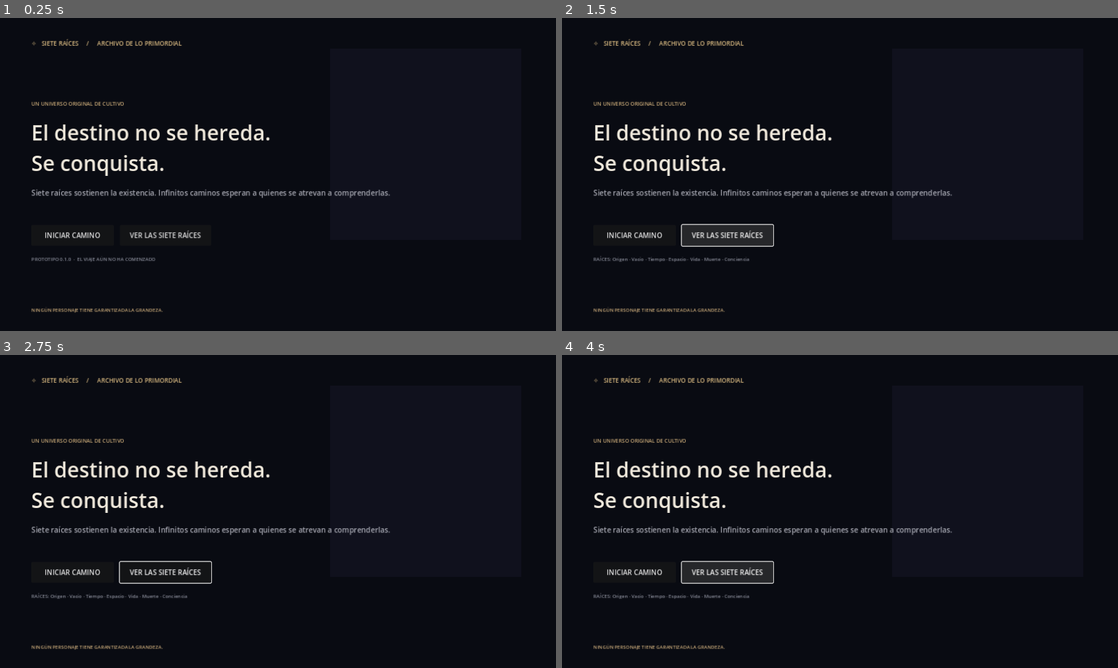
Above: before the commit, frames 1-4 (two rows, left to right).
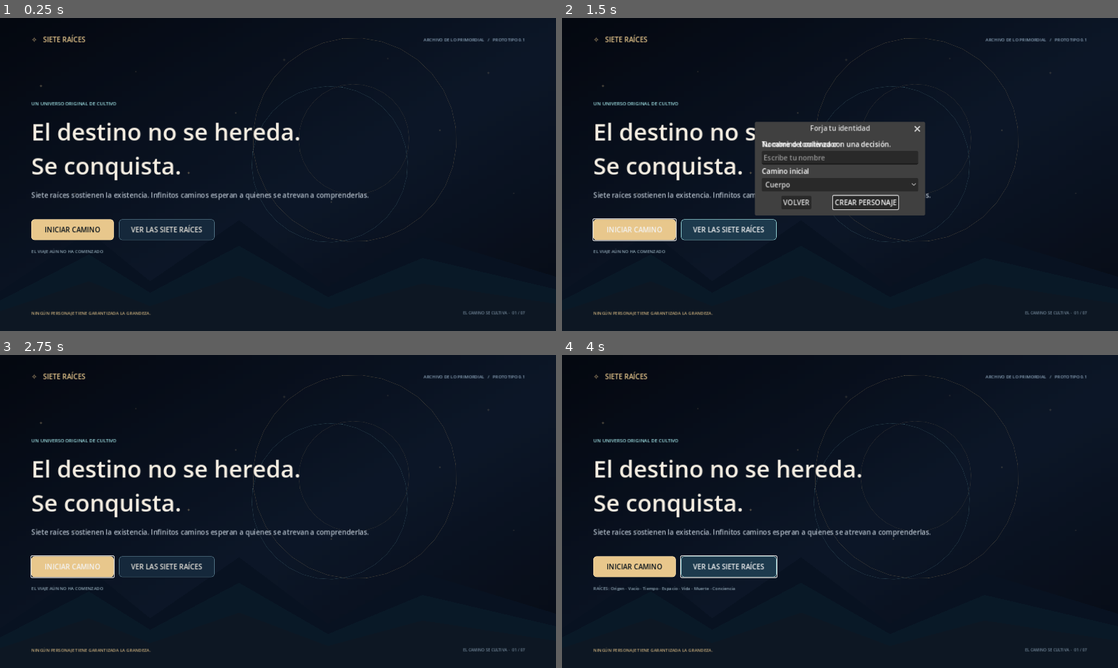
Above: after the commit, the same moments.

Repository: JOSEFRO/cultivation-universe-game
Game: Godot game, scene res://scenes/main.tscn
Two runs of this game, one before a commit and one after it. Both use one fixed random seed, a clock stepped at 60 frames per second and the inputs below.
Inputs (mouse positions are in pixels of both pictures, inside the frame that each line leads up to):
- Up to frame 1 (0.25 s): no input
- Up to frame 2 (1.5 s): click "INICIAR CAMINO" at 0.5 s; click "VER LAS SIETE RAÍCES" at 1.25 s
- Up to frame 3 (2.75 s): click (233, 539) at 2 s, where only the run after the commit has a clickable "VOLVER"
- Up to frame 4 (4 s): click "VER LAS SIETE RAÍCES" at 2.75 s; click "VER LAS SIETE RAÍCES" at 3.5 s

The runs differ from the first frame. In frame 1, 7.4% of the frame differs, in the area x 5-95%, y 5-96%; in frame 2, 16%; in frame 3, 7.6%; in frame 4, 7.9%.

Commit message:
Publicar mejoras cinematic - cultivation-universe-game
* Redesign Siete Raíces cinematic title scene

* Harden Godot scene iteration and draw order

* Add headless Godot validation for cinematic scene

* feat(game): make opening character creation flow functional

* test(game): add main scene integration coverage

* ci(game): run main scene integration tests

Diff:
--- a/scripts/main.gd
+++ b/scripts/main.gd
@@ -3,103 +3,257 @@
 const WORLD_DATA = preload("res://scripts/world_data.gd")
 
 var status_label: Label
+var character_dialog: ConfirmationDialog
+var character_name_input: LineEdit
+var cultivation_path_select: OptionButton
+var current_character: Dictionary = {}
 
 func _ready() -> void:
 	_build_interface()
 
 func _build_interface() -> void:
-	var background := ColorRect.new()
-	background.color = Color("#090b12")
+	var gradient := Gradient.new()
+	gradient.colors = [Color("#050912"), Color("#101d32"), Color("#080d18")]
+	gradient.offsets = PackedFloat32Array([0.0, 0.56, 1.0])
+	var gradient_texture := GradientTexture2D.new()
+	gradient_texture.gradient = gradient
+	gradient_texture.fill_from = Vector2(0.0, 0.0)
+	gradient_texture.fill_to = Vector2(1.0, 1.0)
+	var background := TextureRect.new()
+	background.texture = gradient_texture
+	background.expand_mode = TextureRect.EXPAND_IGNORE_SIZE
+	background.stretch_mode = TextureRect.STRETCH_SCALE
 	background.set_anchors_and_offsets_preset(Control.PRESET_FULL_RECT)
 	add_child(background)
 
-	var glow := ColorRect.new()
-	glow.color = Color("#17182a")
-	glow.position = Vector2(760, 70)
-	glow.size = Vector2(440, 440)
-	glow.modulate.a = 0.48
-	add_child(glow)
+	_add_starfield()
+	_add_orbit(790, 310, 470, 470, Color("#d9b77c", 0.30), -0.12)
+	_add_orbit(790, 310, 360, 360, Color("#8adce5", 0.24), 0.16)
+	_add_orbit(790, 310, 255, 255, Color("#d9b77c", 0.20), -0.22)
+	_add_mountain_layer(0, 460, 1280, 260, Color("#0a1728"))
+	_add_mountain_layer(0, 520, 1280, 200, Color("#0c2030"))
+	_add_mountain_layer(0, 590, 1280, 130, Color("#101d2b"))
+
+	var vignette := ColorRect.new()
+	vignette.color = Color(0.01, 0.02, 0.04, 0.24)
+	vignette.set_anchors_and_offsets_preset(Control.PRESET_FULL_RECT)
+	vignette.mouse_filter = Control.MOUSE_FILTER_IGNORE
+	add_child(vignette)
 
 	var margin := MarginContainer.new()
 	margin.set_anchors_and_offsets_preset(Control.PRESET_FULL_RECT)
 	margin.add_theme_constant_override("margin_left", 72)
 	margin.add_theme_constant_override("margin_right", 72)
-	margin.add_theme_constant_override("margin_top", 48)
-	margin.add_theme_constant_override("margin_bottom", 40)
+	margin.add_theme_constant_override("margin_top", 38)
+	margin.add_theme_constant_override("margin_bottom", 34)
 	add_child(margin)
 
 	var layout := VBoxContainer.new()
-	layout.add_theme_constant_override("separation", 22)
+	layout.add_theme_constant_override("separation", 18)
 	margin.add_child(layout)
 
+	var header := HBoxContainer.new()
+	layout.add_child(header)
 	var brand := Label.new()
-	brand.text = "✧   SIETE RAÍCES     /     ARCHIVO DE LO PRIMORDIAL"
-	brand.add_theme_font_size_override("font_size", 14)
-	brand.add_theme_color_override("font_color", Color("#d6b77f"))
-	layout.add_child(brand)
-
-	var spacer := Control.new()
-	spacer.custom_minimum_size.y = 75
-	layout.add_child(spacer)
+	brand.text = "✧   SIETE RAÍCES"
+	brand.add_theme_font_size_override("font_size", 16)
+	brand.add_theme_color_override("font_color", Color("#e8c78c"))
+	header.add_child(brand)
+	var header_spacer := Control.new()
+	header_spacer.size_flags_horizontal = Control.SIZE_EXPAND_FILL
+	header.add_child(header_spacer)
+	var edition := Label.new()
+	edition.text = "ARCHIVO DE LO PRIMORDIAL   /   PROTOTIPO 0.1"
+	edition.add_theme_font_size_override("font_size", 10)
+	edition.add_theme_color_override("font_color", Color("#8ea7bd"))
+	header.add_child(edition)
+
+	var content_spacer := Control.new()
+	content_spacer.size_flags_vertical = Control.SIZE_EXPAND_FILL
+	layout.add_child(content_spacer)
 
 	var eyebrow := Label.new()
 	eyebrow.text = "UN UNIVERSO ORIGINAL DE CULTIVO"
-	eyebrow.add_theme_font_size_override("font_size", 12)
-	eyebrow.add_theme_color_override("font_color", Color("#c4a575"))
+	eyebrow.add_theme_font_size_override("font_size", 11)
+	eyebrow.add_theme_color_override("font_color", Color("#9fe1e5"))
 	layout.add_child(eyebrow)
 
 	var title := Label.new()
 	title.text = "El destino no se hereda.\nSe conquista."
-	title.add_theme_font_size_override("font_size", 48)
-	title.add_theme_color_override("font_color", Color("#f0e9dc"))
+	title.add_theme_font_size_override("font_size", 54)
+	title.add_theme_color_override("font_color", Color("#f5eee2"))
 	layout.add_child(title)
 
 	var description := Label.new()
 	description.text = "Siete raíces sostienen la existencia. Infinitos caminos esperan a quienes se atrevan a comprenderlas."
 	description.custom_minimum_size.x = 540
 	description.autowrap_mode = TextServer.AUTOWRAP_WORD_SMART
-	description.add_theme_font_size_override("font_size", 17)
-	description.add_theme_color_override("font_color", Color("#a6a7b1"))
+	description.add_theme_font_size_override("font_size", 16)
+	description.add_theme_color_override("font_color", Color("#b2bdc9"))
 	layout.add_child(description)
 
 	var gap := Control.new()
-	gap.custom_minimum_size.y = 18
+	gap.custom_minimum_size.y = 8
 	layout.add_child(gap)
 
 	var buttons := HBoxContainer.new()
-	buttons.add_theme_constant_override("separation", 14)
+	buttons.add_theme_constant_override("separation", 12)
 	layout.add_child(buttons)
 
 	var begin_button := Button.new()
+	begin_button.name = "BeginButton"
 	begin_button.text = "  INICIAR CAMINO  "
 	begin_button.custom_minimum_size = Vector2(190, 48)
+	begin_button.add_theme_color_override("font_color", Color("#07111a"))
+	begin_button.add_theme_stylebox_override("normal", _button_style(Color("#e8c78c"), Color("#f4d9a5")))
+	begin_button.add_theme_stylebox_override("hover", _button_style(Color("#f5dca9"), Color("#fff0cc")))
+	begin_button.add_theme_stylebox_override("pressed", _button_style(Color("#c6a36d"), Color("#e8c78c")))
 	begin_button.pressed.connect(_on_begin_pressed)
 	buttons.add_child(begin_button)
 
 	var codex_button := Button.new()
+	codex_button.name = "CodexButton"
 	codex_button.text = "  VER LAS SIETE RAÍCES  "
-	codex_button.custom_minimum_size = Vector2(210, 48)
+	codex_button.custom_minimum_size = Vector2(220, 48)
+	codex_button.add_theme_color_override("font_color", Color("#e9e5dc"))
+	codex_button.add_theme_stylebox_override("normal", _button_style(Color("#15283b"), Color("#587b8d")))
+	codex_button.add_theme_stylebox_override("hover", _button_style(Color("#1d3a4d"), Color("#9fe1e5")))
 	codex_button.pressed.connect(_on_codex_pressed)
 	buttons.add_child(codex_button)
 
 	status_label = Label.new()
-	status_label.text = "PROTOTIPO 0.1.0  ·  EL VIAJE AÚN NO HA COMENZADO"
-	status_label.add_theme_font_size_override("font_size", 11)
-	status_label.add_theme_color_override("font_color", Color("#888b98"))
+	status_label.text = "EL VIAJE AÚN NO HA COMENZADO"
+	status_label.add_theme_font_size_override("font_size", 10)
+	status_label.add_theme_color_override("font_color", Color("#91a8b7"))
 	layout.add_child(status_label)
 
 	var bottom_spacer := Control.new()
 	bottom_spacer.size_flags_vertical = Control.SIZE_EXPAND_FILL
 	layout.add_child(bottom_spacer)
 
+	var footer := HBoxContainer.new()
+	layout.add_child(footer)
 	var principle := Label.new()
 	principle.text = "NINGÚN PERSONAJE TIENE GARANTIZADA LA GRANDEZA."
-	principle.add_theme_font_size_override("font_size", 11)
-	principle.add_theme_color_override("font_color", Color("#c7a878"))
-	layout.add_child(principle)
+	principle.add_theme_font_size_override("font_size", 10)
+	principle.add_theme_color_override("font_color", Color("#c9ad7c"))
+	footer.add_child(principle)
+	var footer_spacer := Control.new()
+	footer_spacer.size_flags_horizontal = Control.SIZE_EXPAND_FILL
+	footer.add_child(footer_spacer)
+	var footer_note := Label.new()
+	footer_note.text = "EL CAMINO SE CULTIVA  ·  01 / 07"
+	footer_note.add_theme_font_size_override("font_size", 9)
+	footer_note.add_theme_color_override("font_color", Color("#75899c"))
+	footer.add_child(footer_note)
+
+func _button_style(fill: Color, border: Color) -> StyleBoxFlat:
+	var style := StyleBoxFlat.new()
+	style.bg_color = fill
+	style.border_color = border
+	style.set_border_width_all(1)
+	style.set_corner_radius_all(7)
+	style.content_margin_left = 14
+	style.content_margin_right = 14
+	style.content_margin_top = 9
+	style.content_margin_bottom = 9
+	return style
+
+func _add_starfield() -> void:
+	var positions := [
+		Vector2(90, 150), Vector2(310, 110), Vector2(540, 205), Vector2(1120, 120),
+		Vector2(1010, 245), Vector2(890, 80), Vector2(430, 350), Vector2(1180, 390),
+		Vector2(170, 390), Vector2(650, 90), Vector2(760, 410), Vector2(1040, 520)
+	]
+	for i in range(positions.size()):
+		var star := Label.new()
+		star.text = "✦" if i % 3 == 0 else "·"
+		star.position = positions[i]
+		star.add_theme_font_size_override("font_size", 10 if i % 3 == 0 else 18)
+		star.add_theme_color_override("font_color", Color("#d9c18e", 0.55 if i % 2 == 0 else 0.28))
+		star.mouse_filter = Control.MOUSE_FILTER_IGNORE
+		add_child(star)
+
+func _add_orbit(center_x: float, center_y: float, width: float, height: float, tint: Color, angle: float) -> void:
+	var ring := Panel.new()
+	ring.position = Vector2(center_x - width / 2.0, center_y - height / 2.0)
+	ring.size = Vector2(width, height)
+	var style := StyleBoxFlat.new()
+	style.bg_color = Color(0, 0, 0, 0)
+	style.border_color = tint
+	style.set_border_width_all(1)
+	style.set_corner_radius_all(int(min(width, height) / 2.0))
+	ring.add_theme_stylebox_override("panel", style)
+	ring.rotation = angle
+	ring.mouse_filter = Control.MOUSE_FILTER_IGNORE
+	add_child(ring)
+
+func _add_mountain_layer(x: float, y: float, width: float, height: float, tint: Color) -> void:
+	var mountain := Polygon2D.new()
+	mountain.position = Vector2(x, y)
+	mountain.polygon = PackedVector2Array([
+		Vector2(0, height), Vector2(0, height * 0.65), Vector2(width * 0.16, height * 0.12),
+		Vector2(width * 0.27, height * 0.56), Vector2(width * 0.43, height * 0.02),
+		Vector2(width * 0.59, height * 0.61), Vector2(width * 0.76, height * 0.16),
+		Vector2(width, height * 0.52), Vector2(width, height)
+	])
+	mountain.color = tint
+	add_child(mountain)
 
 func _on_begin_pressed() -> void:
-	status_label.text = "CREACIÓN DE PERSONAJE: PRÓXIMO MÓDULO EN DESARROLLO"
+	if character_dialog and is_instance_valid(character_dialog):
+		character_dialog.popup_centered()
+		return
+	character_dialog = ConfirmationDialog.new()
+	character_dialog.name = "CharacterCreationDialog"
+	character_dialog.title = "Forja tu identidad"
+	character_dialog.dialog_text = "Tu camino comienza con una decisión."
+	character_dialog.ok_button_text = "CREAR PERSONAJE"
+	character_dialog.cancel_button_text = "VOLVER"
+	var form := VBoxContainer.new()
+	form.name = "CharacterCreationForm"
+	form.custom_minimum_size = Vector2(360, 120)
+	character_dialog.add_child(form)
+	var name_label := Label.new()
+	name_label.text = "Nombre del cultivador"
+	form.add_child(name_label)
+	character_name_input = LineEdit.new()
+	character_name_input.name = "CharacterNameInput"
+	character_name_input.placeholder_text = "Escribe tu nombre"
+	character_name_input.max_length = 24
+	form.add_child(character_name_input)
+	var path_label := Label.new()
+	path_label.text = "Camino inicial"
+	form.add_child(path_label)
+	cultivation_path_select = OptionButton.new()
+	cultivation_path_select.name = "CultivationPathSelect"
+	for path in WORLD_DATA.CULTIVATION_PATHS:
+		cultivation_path_select.add_item(path)
+	form.add_child(cultivation_path_select)
+	character_dialog.confirmed.connect(_create_character)
+	add_child(character_dialog)
+	character_dialog.popup_centered()
+
+func _create_character() -> void:
+	var character_name := character_name_input.text.strip_edges()
+	if character_name.is_empty():
+		status_label.text = "ESCRIBE UN NOMBRE PARA TU CULTIVADOR"
+		character_name_input.grab_focus()
+		return
+	current_character = {
+		"name": character_name,
+		"path": cultivation_path_select.get_item_text(cultivation_path_select.selected),
+		"realm": "Sin despertar",
+		"created_at": Time.get_datetime_string_from_system()
+	}
+	var save_file := FileAccess.open("user://character.json", FileAccess.WRITE)
+	if save_file == null:
+		status_label.text = "NO SE PUDO GUARDAR EL PERSONAJE"
+		return
+	save_file.store_string(JSON.stringify(current_character, "\t"))
+	save_file.close()
+	character_dialog.hide()
+	status_label.text = "CAMINO INICIADO · " + character_name.to_upper() + " · " + current_character["path"].to_upper()
 
 func _on_codex_pressed() -> void:
 	var names: Array[String] = []
--- /dev/null
+++ b/tests/test_main_scene.gd
@@ -0,0 +1,31 @@
+extends SceneTree
+
+func _initialize() -> void:
+	call_deferred("_run_integration_tests")
+
+func _run_integration_tests() -> void:
+	var packed_scene: PackedScene = load("res://scenes/main.tscn")
+	assert(packed_scene != null, "La escena principal debe existir")
+	var main = packed_scene.instantiate()
+	root.add_child(main)
+	await process_frame
+
+	assert(main.find_child("BeginButton", true, false) != null, "Debe existir el botón Iniciar camino")
+	assert(main.find_child("CodexButton", true, false) != null, "Debe existir el botón del códice")
+	assert(main.status_label != null, "La interfaz debe crear el estado")
+
+	main._on_codex_pressed()
+	assert(main.status_label.text.begins_with("RAÍCES:"), "El códice debe mostrar las siete raíces")
+
+	main._on_begin_pressed()
+	assert(main.character_dialog != null, "Iniciar camino debe abrir creación de personaje")
+	assert(main.find_child("CharacterNameInput", true, false) != null, "Debe existir el campo de nombre")
+	assert(main.find_child("CultivationPathSelect", true, false) != null, "Debe existir la selección de camino")
+
+	main.character_name_input.text = "Ari"
+	main._create_character()
+	assert(main.current_character.get("name") == "Ari", "Debe crear el personaje con el nombre indicado")
+	assert(main.current_character.get("path") == "Cuerpo", "Debe asignar el camino inicial seleccionado")
+	assert(FileAccess.file_exists("user://character.json"), "Debe persistir el personaje en user://character.json")
+	print("PASS: integración de escena principal, códice y creación/guardado de personaje")
+	quit(0)
